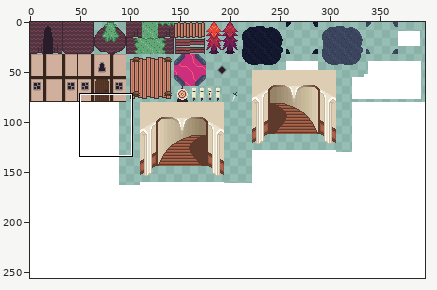
A sprite sheet gets an edit: Assets/Graphics/Tilesets/misc.png. The first picture is a wide view before the edit; the outline marks the close-up.
Close-up. The starting point:
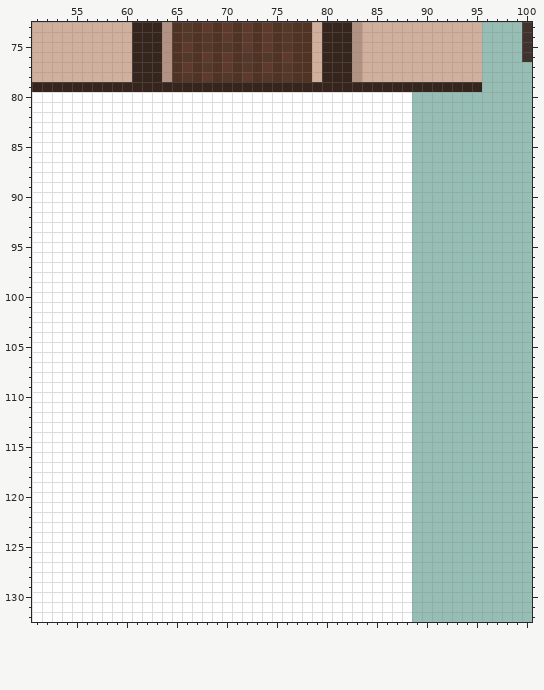
The file is 395x256 pixels. Colours within 5 levels of each other are drawn and written as one. Shown: x 51..100, y 73..132.
Now the later version:
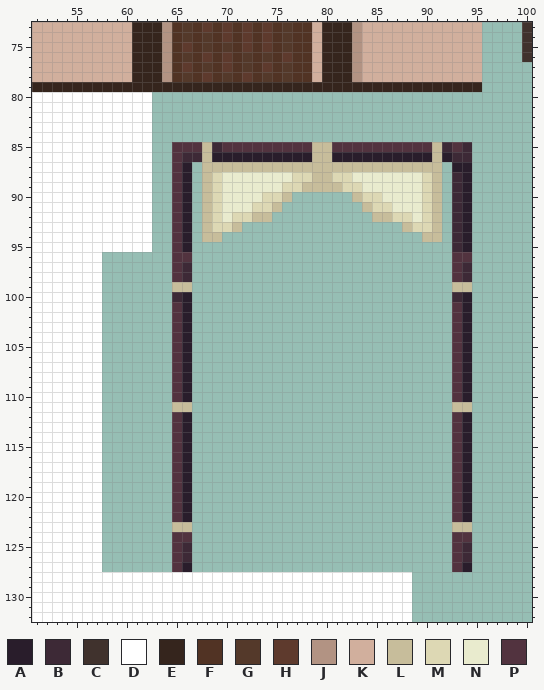
Palette (. is transparent): A #291d2b  B #3d2936  C #40322d  D #ffffff  E #35251d  F #513324  G #54392a  H #5e3a2d  J #b29383  K #d1af9d  L #c7bd9b  M #ddd8b4  N #e9ebce  P #52333f
From old to new:
Changed rows in their new state; - is an unchanged pixel.
first column x 58:
 80 -----..........................------
 81 -----..........................------
 82 -----..........................------
 83 -----..........................------
 84 -----..........................------
 85 -----..PPPLBPPPPPPPPPLLPPPPPPPPPPLBPB
 86 -----..PBBLAAAAAAAAAALLAAAAAAAAAALABB
 87 -----..PA.LLLLLLLLLLLLLLLLLLLLLLLL-AA
 88 -----..PA.LMNNNNNNNMMLLMMNNNNNNNML-BA
 89 -----..PA.LMNNNNNNMMLLLLMMNNNNNNML-BA
 90 -----..PA.LMNNNNMML......LMMNNNNML-BA
 91 -----..PA.LMNNNMML........LMMNNNML-BA
 92 -----..PA.LMNMMLL..........LLMMNML-BA
 93 -----..PA.LMML................LMML-BA
 94 -----..PA.LL...................-LL-BA
 95 -----..PA......................----BA
 96 .......PP......................----PP
 97 .......PB......................----PB
 98 .......PB......................----PB
 99 .......LL......................----LL
100 .......BA......................----BA
101 .......PA......................----PA
102 .......PA......................----PA
103 .......PA......................----PA
104 .......PA......................----PA
105 .......PA......................----PA
106 .......PA......................----PA
107 .......PA......................----PA
108 .......PA......................----PA
109 .......PA......................----PA
110 .......PA......................----PA
111 .......LL......................----LL
112 .......PA......................----PA
113 .......PA......................----PA
114 .......PA......................----PA
115 .......PA......................----PA
116 .......PA......................----PA
117 .......PA......................----PA
118 .......PA......................----PA
119 .......PA......................----PA
120 .......PA......................----PA
121 .......PA......................----PA
122 .......PA......................----PA
123 .......LL......................----LL
124 .......PP......................----PP
125 .......PB......................----PB
126 .......PB......................----PB
127 .......PA......................----PA
